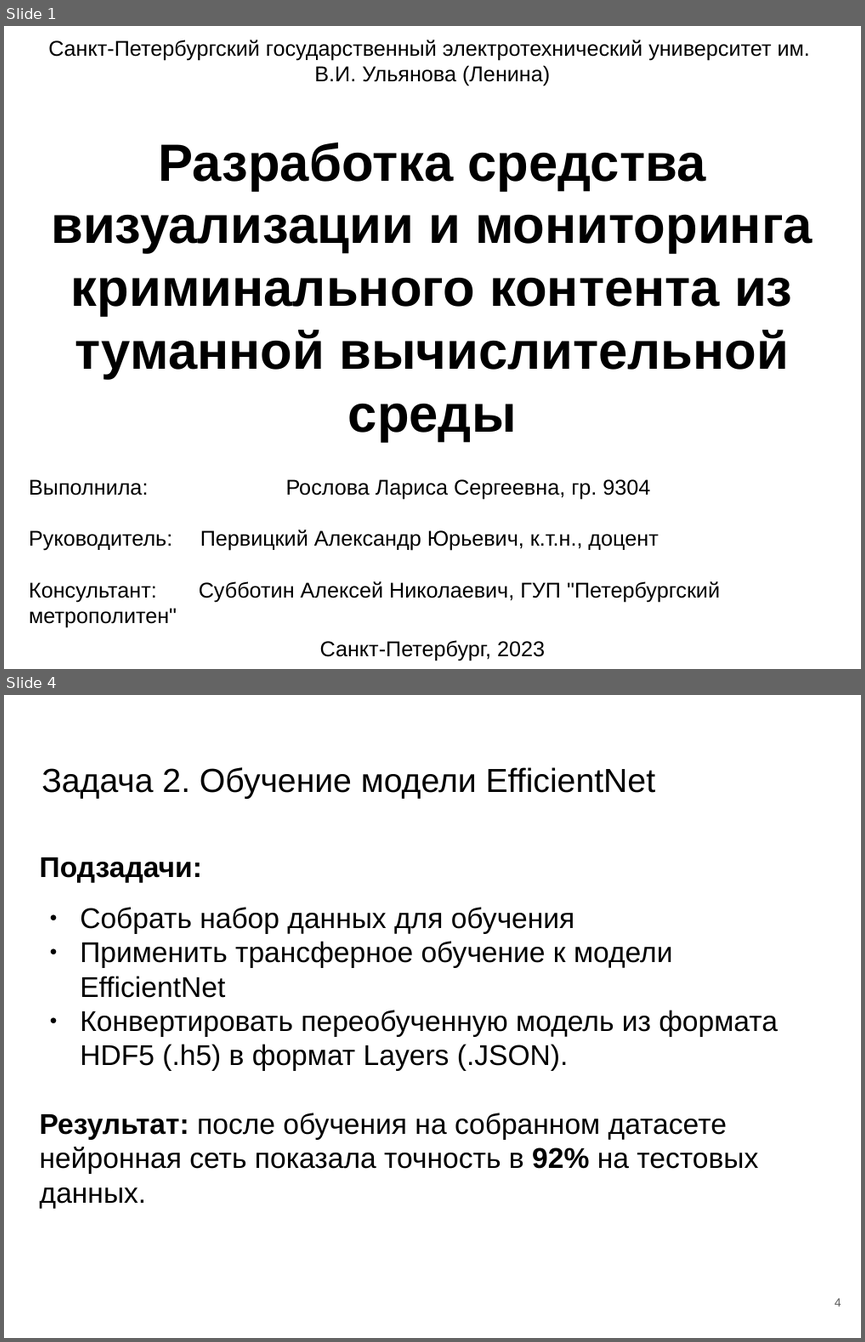
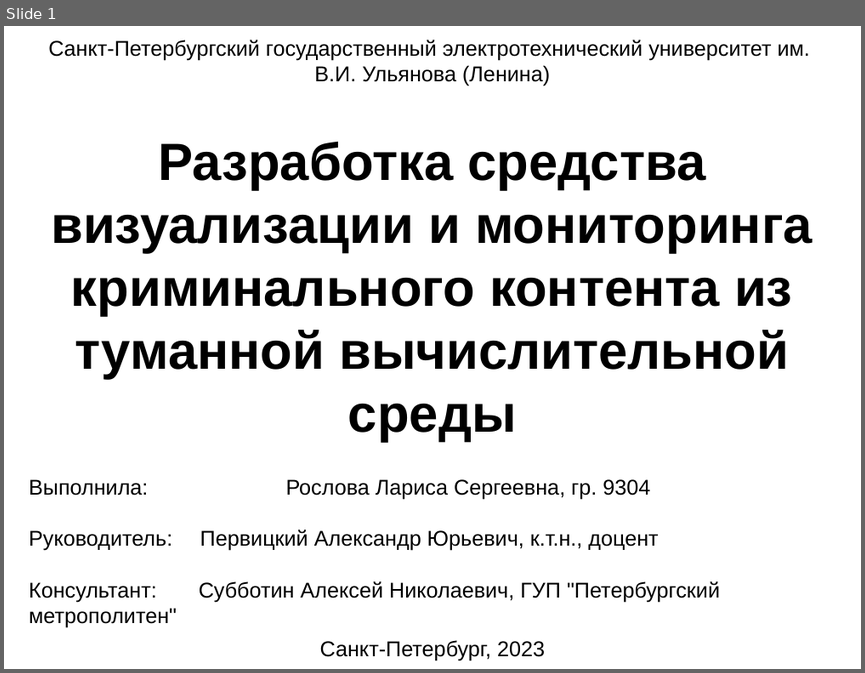
Before and after one commit to LRoslova/criminalContent_monitor, a slide deck: reports/Презентация_ВКР_Рослова.pptx. Shown one above the other, each under a label of ours: slides 1 and 4 before the commit, slide 1 after it; the slides between them are not shown. The pictures are 865x1342 and 865x673 pixels, drawn with LibreOffice and Linux fonts; fonts in the diff are those of the drawing. Boxes give left, top, right and bottom in pixels: in the first picture for what was removed or moved away, otherwise in the second. Text is boxed around its words. In the diff, an @@ line names an element or a change of style, - is before the commit and + after.

```diff
--- a/reports/Презентация_ВКР_Рослова.pptx
+++ b/reports/Презентация_ВКР_Рослова.pptx
@@ slide 4 removed at [4, 695, 861, 1338], background #FFFFFF @@
@@ text removed at [41, 767, 655, 799] @@
-Задача 2. Обучение модели EfficientNet
@@ text removed at [40, 857, 778, 1208] @@
-Подзадачи:
-● Собрать набор данных для обучения
-● Применить трансферное обучение к модели EfficientNet
-● Конвертировать переобученную модель из формата HDF5 (.h5) в формат Layers (.JSON).
-Результат: после обучения на собранном датасете нейронная сеть показала точность в 92% на тестовых данных.
@@ page number removed at [834, 1298, 841, 1306] @@
-4
```
Also in this commit, not shown: 4 slides changed, 2 slides added, 19 other files.
